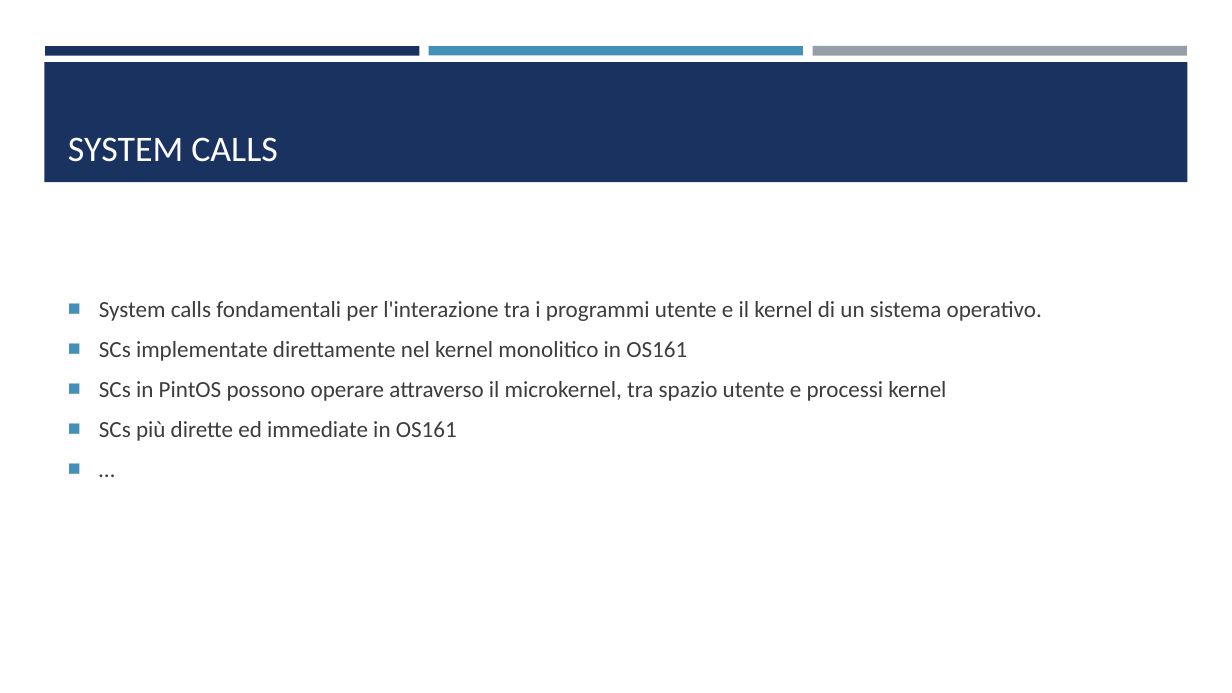
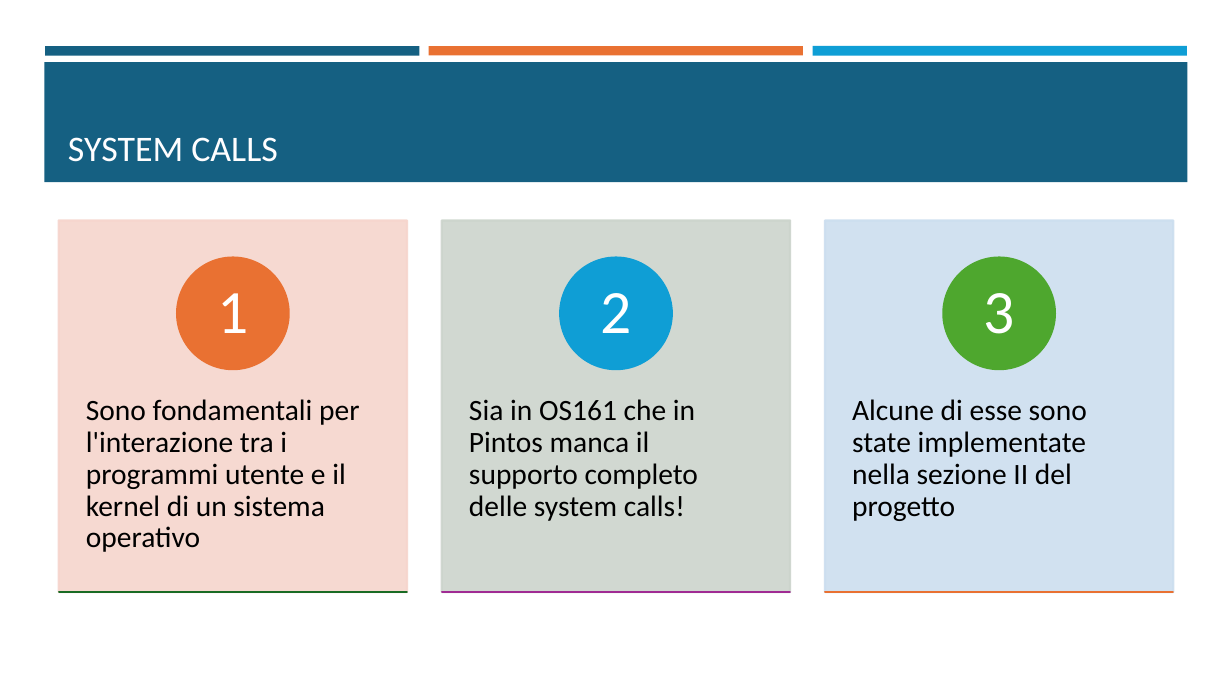
Before and after one commit to fraancyM/PintOS, a slide deck: slide 4 of Progetto_SO.pptx. Drawn at 1232x693 pixels with LibreOffice and Linux fonts; fonts in the diff are those of the drawing. Boxes give left, top, right and bottom in pixels: in the first picture for what was removed or moved away, otherwise in the second. Text is boxed around its words. In the diff, an @@ line names an element or a change of style, - is before the commit and + after.

```diff
--- a/Progetto_SO.pptx
+++ b/Progetto_SO.pptx
@@ rectangle at box(45, 46, 420, 55): fill #1A3260 to #156082 @@
@@ rectangle at box(429, 46, 803, 55): fill #4590B8 to #E97132 @@
@@ rectangle at box(812, 46, 1187, 56): fill #969FA7 to #0F9ED5 @@
@@ rectangle at box(44, 62, 1188, 182): fill #1A3260 to #156082 @@
@@ title "SYSTEM CALLS" at box(68, 137, 278, 162): text colour #FFFFFF to #FFFEFF @@
@@ text removed at box(99, 301, 1042, 441) @@
-■ System calls fondamentali per l'interazione tra i programmi utente e il kernel di un sistema operativo.
-■ SCs implementate direttamente nel kernel monolitico in OS161
-■ SCs in PintOS possono operare attraverso il microkernel, tra spazio utente e processi kernel
-■ SCs più dirette ed immediate in OS161
-■ …
@@ group added at box(59, 221, 1174, 592): 6 rectangles, 6 texts, 3 ellipses @@
+Sono fondamentali per l'interazione tra i programmi utente e il kernel di un sistema operativo
+1
+Sia in OS161 che in Pintos manca il supporto completo delle system calls!
+2
+Alcune di esse sono state implementate nella sezione II del progetto
+3
```
Also in this commit, not shown: 6 other slides changed, 2 slides added, 10 slides removed.
